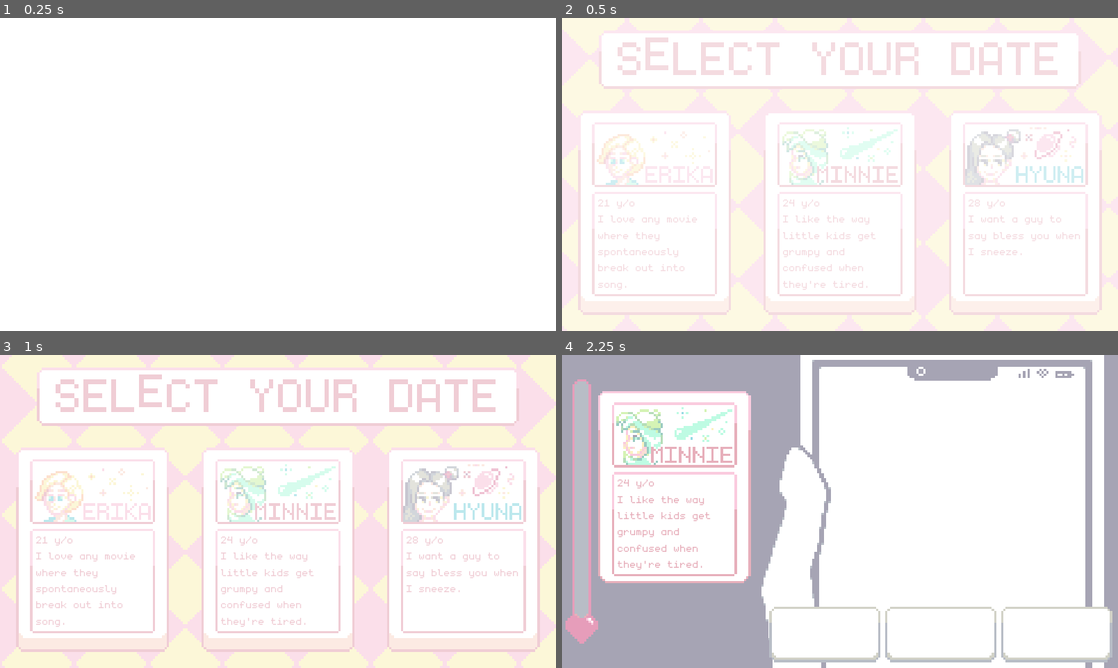
Above: before the commit, frames 1-4 (two rows, left to right).
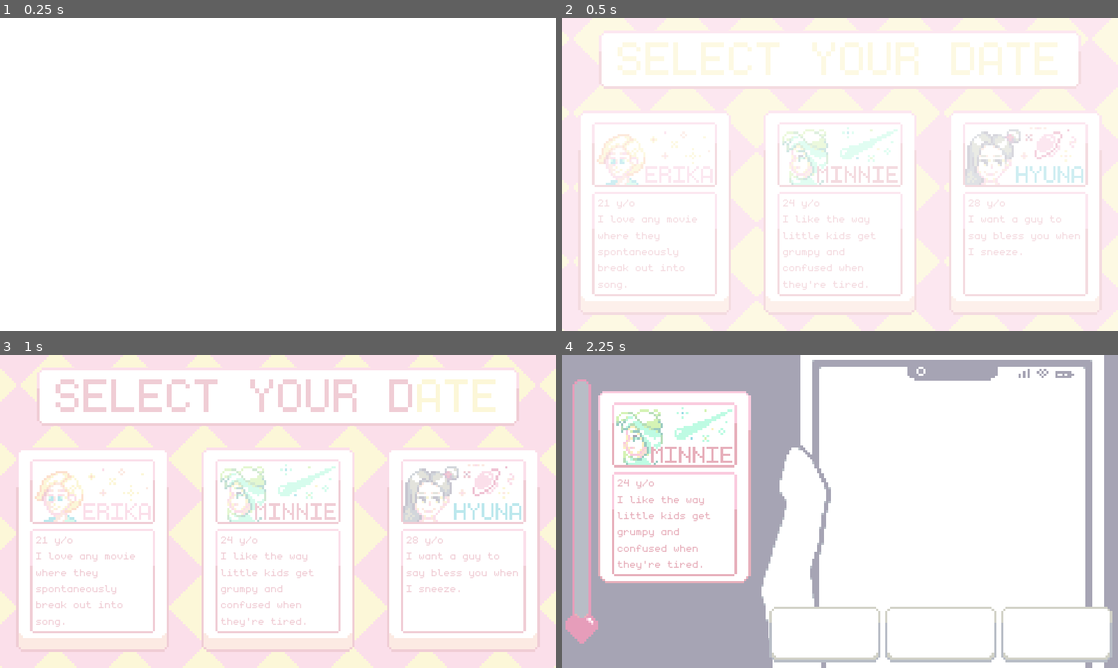
Above: after the commit, the same moments.

Repository: MaiGamesDev/PixelMate
Game: Godot game, scene res://Source/Main/LevelSelect.tscn
Two runs of this game, one before a commit and one after it. Both use one fixed random seed, a clock stepped at 60 frames per second and the inputs below. This scene is started directly instead of the project's main scene.
Inputs (mouse positions are in pixels of both pictures, inside the frame that each line leads up to):
- Up to frame 1 (0.25 s): no input
- Up to frame 2 (0.5 s): no input
- Up to frame 3 (1 s): click "21 y/o I love any movie where…" at 0.5 s
- Up to frame 4 (2.25 s): click "24 y/o I like the way little …" at 1.25 s; tap Enter at 2 s; move the mouse to (962, 495) at 2.02 s; click (962, 495) at 2.17 s

Frame 1 is identical in both runs. In frame 2, 2.8% of the frame differs, in the area x 10-90%, y 6-19%; in frame 3, 0.9%; in frame 4, nothing differs.

Commit message:
chat room has different max value for each girl

Diff:
--- a/PM/Source/Chat/ChatRoom2.tscn
+++ /dev/null
@@ -1,157 +0,0 @@
-[gd_scene load_steps=13 format=2]
-
-[ext_resource path="res://Source/Chat/ChatSystem.gd" type="Script" id=1]
-[ext_resource path="res://Art/Lucky/Chat Room Assets/Text Option Button-export.png" type="Texture" id=2]
-[ext_resource path="res://Source/Chat/Chat.tscn" type="PackedScene" id=3]
-[ext_resource path="res://Art/Lucky/Chat Room Assets/ChatRoomBackground 2x - Front.png" type="Texture" id=4]
-[ext_resource path="res://Art/Lucky/Chat Room Assets/optionButton.png" type="Texture" id=5]
-[ext_resource path="res://Art/Lucky/Chat Room Assets/ChatRoomBackground 2x.png" type="Texture" id=6]
-[ext_resource path="res://Art/Lucky/Chat Room Assets/optionButton2.png" type="Texture" id=7]
-[ext_resource path="res://Resource/Font/monogram.ttf" type="DynamicFontData" id=8]
-[ext_resource path="res://Source/Chat/PlayerChat.tscn" type="PackedScene" id=9]
-
-[sub_resource type="StyleBoxEmpty" id=4]
-
-[sub_resource type="Theme" id=3]
-VScrollBar/styles/scroll = SubResource( 4 )
-
-[sub_resource type="DynamicFont" id=1]
-font_data = ExtResource( 8 )
-
-[node name="ChatRoom" type="Control"]
-anchor_right = 1.0
-anchor_bottom = 1.0
-script = ExtResource( 1 )
-__meta__ = {
-"_edit_use_anchors_": false
-}
-chat_scene = ExtResource( 3 )
-player_chat_scene = ExtResource( 9 )
-
-[node name="Background" type="TextureRect" parent="."]
-margin_right = 480.0
-margin_bottom = 270.0
-texture = ExtResource( 6 )
-__meta__ = {
-"_edit_use_anchors_": false
-}
-
-[node name="ChatArea" type="ScrollContainer" parent="."]
-margin_left = 250.0
-margin_top = 13.0
-margin_right = 448.0
-margin_bottom = 191.0
-rect_rotation = 6.0
-theme = SubResource( 3 )
-scroll_horizontal_enabled = false
-__meta__ = {
-"_edit_use_anchors_": false
-}
-
-[node name="VBoxContainer" type="VBoxContainer" parent="ChatArea"]
-margin_right = 198.0
-margin_bottom = 178.0
-size_flags_horizontal = 3
-size_flags_vertical = 3
-alignment = 2
-
-[node name="Choices" type="HBoxContainer" parent="."]
-anchor_left = 1.0
-anchor_top = 1.0
-anchor_right = 1.0
-anchor_bottom = 1.0
-margin_left = -307.0
-margin_top = -56.0
-margin_right = -11.0
-margin_bottom = -8.0
-grow_horizontal = 0
-alignment = 2
-__meta__ = {
-"_edit_use_anchors_": false
-}
-
-[node name="First" type="TextureButton" parent="Choices"]
-margin_right = 96.0
-margin_bottom = 48.0
-texture_normal = ExtResource( 5 )
-texture_pressed = ExtResource( 7 )
-
-[node name="Label" type="Label" parent="Choices/First"]
-anchor_right = 1.0
-anchor_bottom = 1.0
-margin_left = 4.0
-margin_top = 4.0
-margin_right = -4.0
-margin_bottom = -6.0
-custom_colors/font_color = Color( 0, 0, 0, 1 )
-custom_fonts/font = SubResource( 1 )
-autowrap = true
-__meta__ = {
-"_edit_use_anchors_": false
-}
-
-[node name="Second" type="TextureButton" parent="Choices"]
-margin_left = 100.0
-margin_right = 196.0
-margin_bottom = 48.0
-texture_normal = ExtResource( 5 )
-texture_pressed = ExtResource( 7 )
-
-[node name="Label" type="Label" parent="Choices/Second"]
-anchor_right = 1.0
-anchor_bottom = 1.0
-margin_left = 4.0
-margin_top = 4.0
-margin_right = -4.0
-margin_bottom = -6.0
-custom_colors/font_color = Color( 0, 0, 0, 1 )
-custom_fonts/font = SubResource( 1 )
-autowrap = true
-__meta__ = {
-"_edit_use_anchors_": false
-}
-
-[node name="Third" type="TextureButton" parent="Choices"]
-margin_left = 200.0
-margin_right = 296.0
-margin_bottom = 48.0
-texture_normal = ExtResource( 5 )
-texture_pressed = ExtResource( 7 )
-
-[node name="Label" type="Label" parent="Choices/Third"]
-anchor_right = 1.0
-anchor_bottom = 1.0
-margin_left = 4.0
-margin_top = 4.0
-margin_right = -4.0
-margin_bottom = -6.0
-custom_colors/font_color = Color( 0, 0, 0, 1 )
-custom_fonts/font = SubResource( 1 )
-autowrap = true
-__meta__ = {
-"_edit_use_anchors_": false
-}
-
-[node name="Text Options" type="TextureRect" parent="."]
-visible = false
-margin_left = 149.0
-margin_top = 212.0
-margin_right = 469.0
-margin_bottom = 260.0
-texture = ExtResource( 2 )
-__meta__ = {
-"_edit_use_anchors_": false
-}
-
-[node name="Foreground" type="TextureRect" parent="."]
-margin_right = 480.0
-margin_bottom = 270.0
-mouse_filter = 2
-texture = ExtResource( 4 )
-__meta__ = {
-"_edit_use_anchors_": false
-}
-
-[connection signal="pressed" from="Choices/First" to="." method="_on_First_pressed"]
-[connection signal="pressed" from="Choices/Second" to="." method="_on_Second_pressed"]
-[connection signal="pressed" from="Choices/Third" to="." method="_on_Third_pressed"]
--- a/PM/Source/Chat/ChatSystem.gd
+++ b/PM/Source/Chat/ChatSystem.gd
@@ -29,6 +29,7 @@
 
 func _ready() -> void:
 	disable_buttons()
+	affection_progress.max_value = GameManager.get_girl_affection()
 
 	$GirlCard/TextureRect.texture = GameManager.get_card_texture()
 	girl_portrait = GameManager.get_portrait_texture()
@@ -118,8 +119,8 @@
 
 	if(current_affection < 0):
 		current_affection = 0
-	elif(current_affection > 100):
-		current_affection = 100
+#	elif(current_affection > 100):
+#		current_affection = 100
 
 	affection_progress.value = current_affection
 
--- a/PM/Source/Main/GameManager.tscn
+++ b/PM/Source/Main/GameManager.tscn
@@ -27,7 +27,7 @@
 card_texture = ExtResource( 4 )
 portrait_texture = ExtResource( 5 )
 sprite_texture = ExtResource( 8 )
-affection_threshold = 40
+affection_threshold = 50
 date_success = "Sure, I think you're a good person! I really want to meet you~"
 date_fail = "Thanks for inviting me. But sorry, I am too busy to meet someone for now. It is nice meeting you!"
 effective_move = 1
--- a/PM/Source/Main/LevelSelect.tscn
+++ b/PM/Source/Main/LevelSelect.tscn
@@ -253,14 +253,13 @@
 
 [node name="BackGround" type="AnimatedSprite" parent="."]
 frames = SubResource( 17 )
-frame = 8
+frame = 12
 playing = true
 centered = false
 
 [node name="SelectTitle" type="AnimatedSprite" parent="."]
 position = Vector2( 240, 36 )
 frames = SubResource( 39 )
-frame = 6
 playing = true
 
 [node name="AnimationPlayer" type="AnimationPlayer" parent="."]
